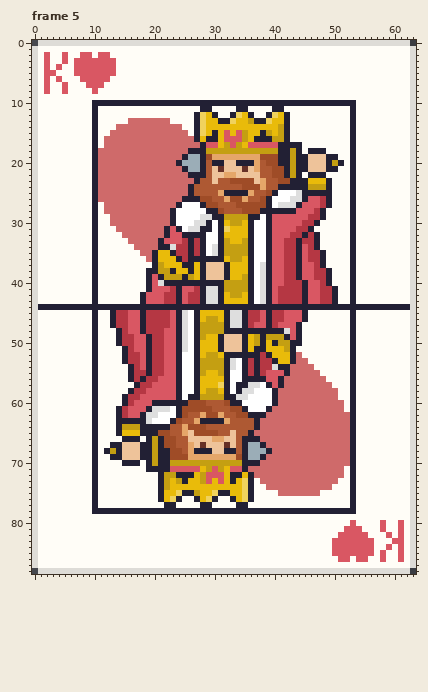
Pixel-art file, stored at Rhombus-Editor/Patience/Assets/PixelCardsNew.aseprite. The picture above is the old version.
64x89 pixels, 20 frames. Colours within 5 levels of each other are drawn and written as one. Shown: frame 5. The commit also changed other frames, which this record leaves out.
And afterwards:
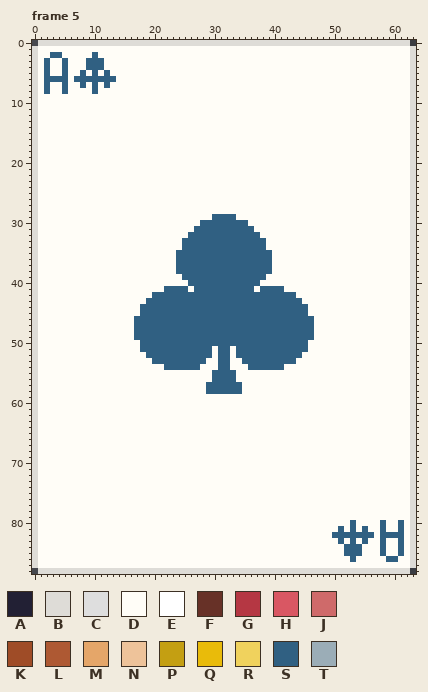
Palette (. is transparent): A #222034  B #dedcd7  C #dedede  D #fffdf7  E #ffffff  F #673127  G #b53743  H #d95763  J #cf6a6a  K #9f4c27  L #ae5933  M #e5a669  N #eec39a  P #c49f12  Q #e9bb0a  R #f0d25d  S #306082  T #9badb7
Log entry: Adding a bunch of card assets
Edits made:
Changed rows in their new state; - is an unchanged pixel.
Frame 5, layers "Layer 1", "Layer 3", "Layer 2":
first column x 1:
 2 -DSSD--DDSDD--------------------------------------------------
 3 -S--S-DDSSSDD-------------------------------------------------
 4 -S-DS-DDSSSDD-------------------------------------------------
 5 -SD-S-DSDSDSD-------------------------------------------------
 6 -SSSS-SSSSSSS-------------------------------------------------
 7 -S--S--SDSDS--------------------------------------------------
 8 -S--S----S----------------------------------------------------
10 ---------DDDDDDDDDDDDDDDDDDDDDDDDDDDDDDDDDDDDDDDDDDDD---------
11 ---------D-----------------DD----DD----DD-----------D---------
12 ---------D----------------DDDD--DDDD--DDDD----------D---------
13 ---------D-----DDDDDDD----DDDDDDDDDDDDDDDD----------D---------
14 ---------D---DDDDDDDDDDD--DDDDDDDDDDDDDDDD----------D---------
15 ---------D--DDDDDDDDDDDDD-DDDDDDDDDDDDDDDD----------D---------
16 ---------D-DDDDDDDDDDDDDDDDDDDDDDDDDDDDDDD----------D---------
17 ---------D-DDDDDDDDDDDDDDDDDDDDDDDDDDDDDDDDD--------D---------
18 ---------DDDDDDDDDDDDDDDDDDDDDDDDDDDDDDDDDDD-DDD----D---------
19 ---------DDDDDDDDDDDDDDDDDDDDDDDDDDDDDDDDDDDDDDDDD--D---------
20 ---------DDDDDDDDDDDDDDDDDDDDDDDDDDDDDDDDDDDDDDDDDD-D---------
21 ---------DDDDDDDDDDDDDDDDDDDDDDDDDDDDDDDDDDDDDDDDD--D---------
22 ---------DDDDDDDDDDDDDDDDDDDDDDDDDDDDDDDDDDD-DDD----D---------
23 ---------DDDDDDDDDDDDDDDDDDDDDDDDDDDDDDDDDDDDDDDD---D---------
24 ---------DDDDDDDDDDDDDDDDDDDDDDDDDDDDDDDDDDDDDDDD---D---------
25 ---------DDDDDDDDDDDDDDDDDDDDDDDDDDDDDDDDDDDDDDDD---D---------
26 ---------DDDDDDDDDDDDDDDDDDDDDDDDDDDDDDDDDDDDDDDD---D---------
27 ---------D-DDDDDDDDDDDDDDDDDDDDDDDDDDDDDDDDDDDDDD---D---------
28 ---------D-DDDDDDDDDDDDDDDDDDDDDDDDDDDDDDDDDDDDD----D---------
29 ---------D--DDDDDDDDDDDDDDDDDSSSSDDDDDDDDDDDDDDD----D---------
30 ---------D--DDDDDDDDDDDDDDDSSSSSSSSDDDDDDDDDDDD-----D---------
31 ---------D---DDDDDDDDDDDDDSSSSSSSSSSDDDDDDDDDD------D---------
32 ---------D----DDDDDDDDDDDSSSSSSSSSSSSDDDDDDDDDD-----D---------
33 ---------D-----DDDDDDDDDSSSSSSSSSSSSSSDDDDDDDDD-----D---------
34 ---------D------DDDDDDDDSSSSSSSSSSSSSSDDDDDDDDD-----D---------
35 ---------D-------DDDDDDSSSSSSSSSSSSSSSSDDDDDDDDD----D---------
36 ---------D--------DDDDDSSSSSSSSSSSSSSSSDDDDDDDDD----D---------
37 ---------D---------DDDDSSSSSSSSSSSSSSSSDDDDDDDDD----D---------
38 ---------D--------DDDDDSSSSSSSSSSSSSSSSDDDDDDDDDD---D---------
39 ---------D--------DDDDDDSSSSSSSSSSSSSSDDDDDDDDDDD---D---------
40 ---------D--------DDDDDDDSSSSSSSSSSSSDDDDDDDDDDDD---D---------
41 ---------D--------DDDSSSSDSSSSSSSSSSDSSSSDDDDDDDDD--D---------
42 ---------D-------DDSSSSSSSSSSSSSSSSSSSSSSSSDDDDDDD--D---------
43 ---------D-------DSSSSSSSSSSSSSSSSSSSSSSSSSSDDDDDD--D---------
44 DDDDDDDDDDDDDDDDDSSSSSSSSSSSSSSSSSSSSSSSSSSSSDDDDDDDDDDDDDDDDD
45 ---------D--DDDDDSSSSSSSSSSSSSSSSSSSSSSSSSSSS-------D---------
46 ---------D--DDDDSSSSSSSSSSSSSSSSSSSSSSSSSSSSSS------D---------
47 ---------D--DDDDSSSSSSSSSSSSSSSSSSSSSSSSSSSSSS------D---------
48 ---------D---DDDSSSSSSSSSSSSSSSSSSSSSSSSSSSSSS------D---------
49 ---------D---DDDSSSSSSSSSSSSSSSSSSSSSSSSSSSSSS------D---------
50 ---------D---DDDDSSSSSSSSSSSSSSSSSSSSSSSSSSSS-------D---------
51 ---------D----DDDSSSSSSSSSSSSDSSDSSSSSSSSSSSS-------D---------
52 ---------D----DDDDSSSSSSSSSSSDSSDSSSSSSSSSSS--------D---------
53 ---------D----DDDDDSSSSSSSSSDDSSDDSSSSSSSSSDD-------D---------
54 ---------D-----DDDDDDSSSSSSDDDSSDDDSSSSSSDDDDD------D---------
55 ---------D-----DDDDDDDDDDDDDDSSSSDDDDDDDDDDDDDD-----D---------
56 ---------D-----DDDDDDDDDDDDDDSSSSDDDDDDDDDDDDDDD----D---------
57 ---------D------DDDDDDDDDDDDSSSSSSDDDDDDDDDDDDDDD---D---------
58 ---------D-----DDDDDDDDDDDDDSSSSSSDDDDDDDDDDDDDDDD--D---------
59 ---------D----DDDDDDDDDDDDDDDDDDDDDDDDDDDDDDDDDDDD--D---------
60 ---------D----DDDDDDDDDDDDDDDDDDDDDDDDDDDDDDDDDDDDD-D---------
61 ---------D---DDDDDDDDDDDDDDDDDDDDDDDDDDDDDDDDDDDDDD-D---------
62 ---------D---DDDDDDDDDDDDDDDDDDDDDDDDDDDDDDDDDDDDDDDD---------
63 ---------D---DDDDDDDDDDDDDDDDDDDDDDDDDDDDDDDDDDDDDDDD---------
64 ---------D---DDDDDDDDDDDDDDDDDDDDDDDDDDDDDDDDDDDDDDDD---------
65 ---------D---DDDDDDDDDDDDDDDDDDDDDDDDDDDDDDDDDDDDDDDD---------
66 ---------D----DDD-DDDDDDDDDDDDDDDDDDDDDDDDDDDDDDDDDDD---------
67 ---------D--DDDDDDDDDDDDDDDDDDDDDDDDDDDDDDDDDDDDDDDDD---------
68 ---------D-DDDDDDDDDDDDDDDDDDDDDDDDDDDDDDDDDDDDDDDDDD---------
69 ---------D--DDDDDDDDDDDDDDDDDDDDDDDDDDDDDDDDDDDDDDDDD---------
70 ---------D----DDD-DDDDDDDDDDDDDDDDDDDDDDDDDDDDDDDDDDD---------
71 ---------D--------DDDDDDDDDDDDDDDDDDDDDDDDDDDDDDDDD-D---------
72 ---------D----------DDDDDDDDDDDDDDDDDDDDDDDDDDDDDDD-D---------
73 ---------D----------DDDDDDDDDDDDDDDD-DDDDDDDDDDDDD--D---------
74 ---------D----------DDDDDDDDDDDDDDDD--DDDDDDDDDDD---D---------
75 ---------D----------DDDDDDDDDDDDDDDD----DDDDDDD-----D---------
76 ---------D----------DDDD--DDDD--DDDD----------------D---------
77 ---------D-----------DD----DD----DD-----------------D---------
78 ---------DDDDDDDDDDDDDDDDDDDDDDDDDDDDDDDDDDDDDDDDDDDD---------
80 ----------------------------------------------------S----S--S-
81 --------------------------------------------------SDSDS--S--S-
82 -------------------------------------------------SSSSSSS-SSSS-
83 -------------------------------------------------DSDSDSD-S-DS-
84 -------------------------------------------------DDSSSDD-SD-S-
85 -------------------------------------------------DDSSSDD-S--S-
86 --------------------------------------------------DDSDD--DSSD-
